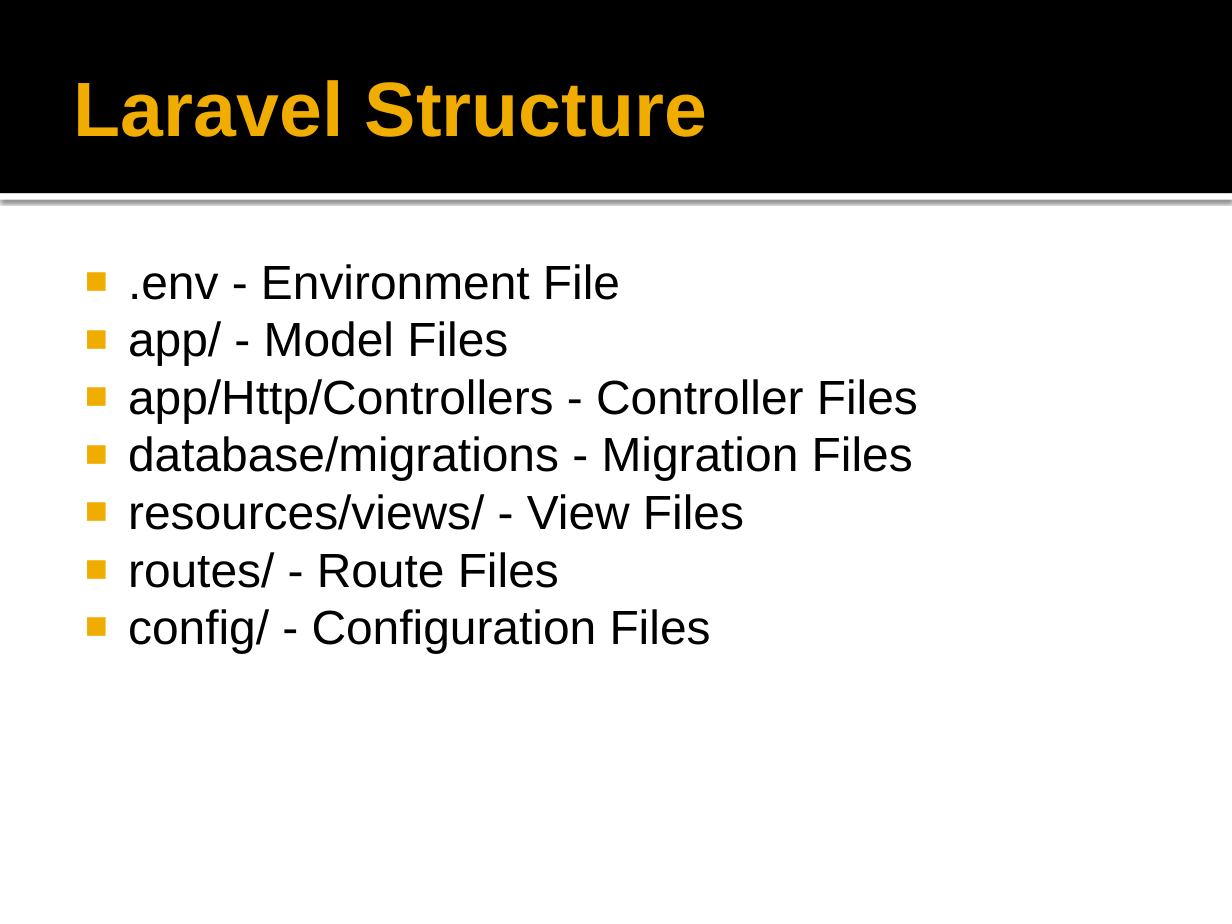
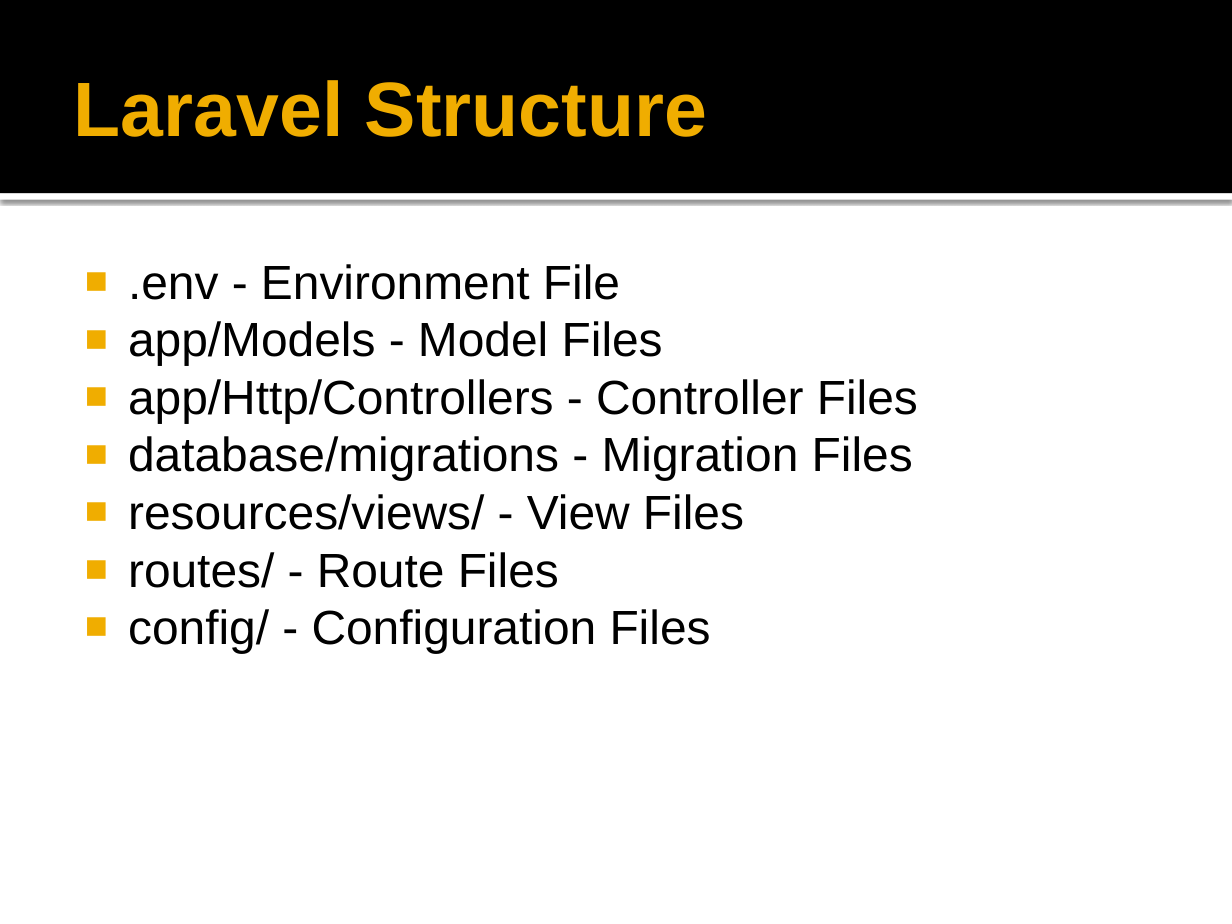
Before and after one commit to peraktechnology/laravel, a slide deck: slide 9 of Laravel Virtual Training.pptx. Drawn at 1232x924 pixels with LibreOffice and Linux fonts; fonts in the diff are those of the drawing; background and template pictures are left out. Boxes give left, top, right and bottom in pixels: in the first picture for what was removed or moved away, otherwise in the second. Text is boxed around its words. In the diff, an @@ line names an element or a change of style, - is before the commit and + after.

```diff
--- a/Laravel Virtual Training.pptx
+++ b/Laravel Virtual Training.pptx
@@ text at [128,321,663,366]: text changed @@
-■ app/ - Model Files
+■ app/Models - Model Files
```
Also in this commit, not shown: 3 other slides changed.
